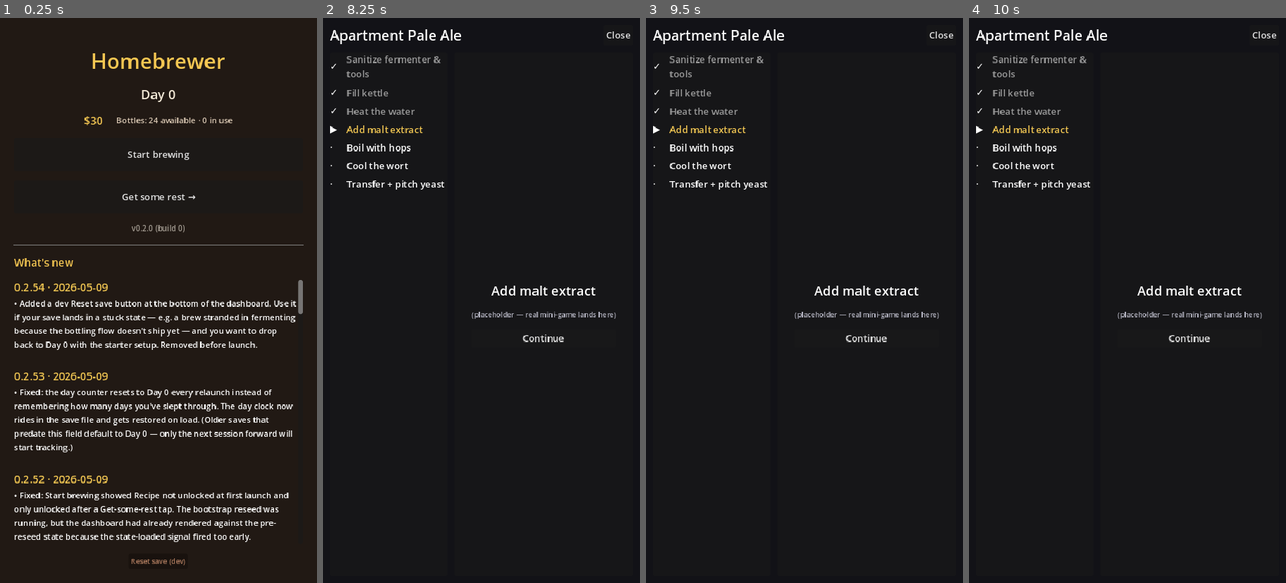
Above: before the commit, frames 1-4 (left to right).
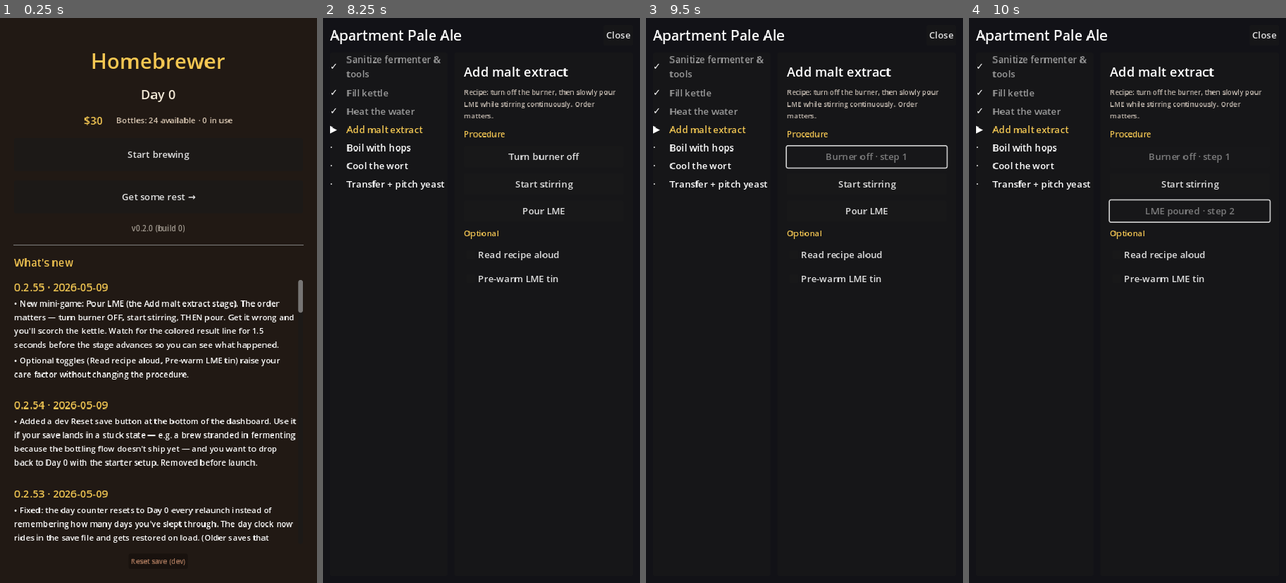
Above: after the commit, the same moments.

Repository: Shadaeiou/homebrewer
Game: Godot game, scene res://scenes/main.tscn
Two runs of this game, one before a commit and one after it. Both use one fixed random seed, a clock stepped at 60 frames per second and the inputs below.
Inputs (mouse positions are in pixels of both pictures, inside the frame that each line leads up to):
- Up to frame 1 (0.25 s): no input
- Up to frame 2 (8.25 s): click "Start brewing" at 0.5 s; click "Start brewing" at 1.25 s; click "Continue" at 2 s; click "Get some rest →" at 2.75 s; click "Tap water" at 3.5 s; click "Bottled jug" at 4.25 s; click "Marked jug (exact)" at 5 s; click "Pour slowly" at 5.75 s; click "Double-check" at 6.5 s; click "Pour" at 7.25 s; click "Continue" at 8 s
- Up to frame 3 (9.5 s): click (867, 159) at 8.75 s, where only the run after the commit has a clickable "Turn burner off"
- Up to frame 4 (10 s): click (1190, 210) at 9.5 s, where only the run after the commit has a clickable "Pour LME"

The runs differ from the first frame. In frame 1, 8.9% of the frame differs, in the area x 4-96%, y 47-93%; in frame 2, 2.0%; in frame 3, 2.4%; in frame 4, 2.4%.

Commit message:
Pour LME mini-game (procedure shape)
Mini-game #4 from DESIGN.md 3.9 + Appendix A Step 4. Procedure-shape:
the order of three required actions (burner_off, stir, lme_pour)
determines the result, independent of how careful any individual
tap was. Care factor still rides on top via two optional sub-actions.

scripts/minigames/pour_lme/pour_lme.gd
  Three required-action buttons; tapping one disables it and labels
  it with its step number. After the third tap, the controller
  resolves into one of four buckets:
    IDEAL              burner_off and stir both before lme_pour →
                       no risk_deltas, lme_dissolution = 1.0,
                       xp {process: 12, temp_control: 8}.
    MILD_GLOB          burner_off before lme_pour, stir after →
                       lme_dissolution 0.7, recipe_drift +1.0,
                       xp {process: 8, temp_control: 5}.
    MODERATE_SCORCH    stir before lme_pour, burner_off after →
                       off_flavor_temp +3.0, recipe_drift +1.5,
                       xp {process: 5, temp_control: 5}.
    CATASTROPHIC_SCORCH lme_pour first → off_flavor_temp +6.5,
                        recipe_drift +4.0, xp {process: 3, temp_control: 3}.
  Optional toggles (Read recipe aloud, Pre-warm LME tin) each count
  toward CareFactor.from_breadth(taken, 2): all-on → 1.0, none → 0.6.
  After resolve, the result label paints in color (green/yellow/orange/
  red) and the controller waits 1.5s before emitting minigame_completed
  so the player can read what happened before brewing_day swaps stages.

scenes/minigames/pour_lme.tscn
  Form-style UI matching fill_kettle's shape: title + recipe-step hint,
  Procedure section with three full-width buttons, Optional section
  with two breadth toggles, and a result label that stays empty until
  the resolve.

scripts/brewing_day.gd
  MINIGAME_SCENES["add_lme"] now points at pour_lme. The other six
  stages still run on placeholder.

tests/sim/test_pour_lme.gd
  6 tests / 16 asserts. Each of the four sequence categories produces
  the expected result_id and risk-delta shape. Outcome.lint clean on
  emit. Care factor: floor 0.6 with no optionals, ceiling 1.0 with both.

tools/screenshot_harness.gd
  + brewing_day_pour_lme.png — composite at stage 3 showing the sidebar
    with three completed stages (✓) above the active "Add malt extract"
    and the Pour LME UI in the body.
  + pour_lme.png — standalone capture for layout verification.

82/82 tests, 300 asserts. changelog 0.2.55.

Diff:
--- a/godot/data/changelog.json
+++ b/godot/data/changelog.json
@@ -1,4 +1,12 @@
 [
+  {
+    "version": "0.2.55",
+    "date": "2026-05-09",
+    "bullets": [
+      "New mini-game: Pour LME (the Add malt extract stage). The order matters — turn burner OFF, start stirring, THEN pour. Get it wrong and you'll scorch the kettle. Watch for the colored result line for 1.5 seconds before the stage advances so you can see what happened.",
+      "Optional toggles (Read recipe aloud, Pre-warm LME tin) raise your care factor without changing the procedure."
+    ]
+  },
   {
     "version": "0.2.54",
     "date": "2026-05-09",
--- /dev/null
+++ b/godot/scenes/minigames/pour_lme.tscn
@@ -0,0 +1,88 @@
+[gd_scene load_steps=2 format=3 uid="uid://b8pourlmehcwma"]
+
+[ext_resource type="Script" path="res://scripts/minigames/pour_lme/pour_lme.gd" id="1_pourlme"]
+
+[node name="PourLme" type="Control"]
+layout_mode = 3
+anchors_preset = 15
+anchor_right = 1.0
+anchor_bottom = 1.0
+grow_horizontal = 2
+grow_vertical = 2
+script = ExtResource("1_pourlme")
+
+[node name="Margin" type="MarginContainer" parent="."]
+layout_mode = 1
+anchors_preset = 15
+anchor_right = 1.0
+anchor_bottom = 1.0
+grow_horizontal = 2
+grow_vertical = 2
+theme_override_constants/margin_left = 16
+theme_override_constants/margin_top = 16
+theme_override_constants/margin_right = 16
+theme_override_constants/margin_bottom = 16
+
+[node name="Stack" type="VBoxContainer" parent="Margin"]
+layout_mode = 2
+theme_override_constants/separation = 10
+
+[node name="StageTitle" type="Label" parent="Margin/Stack"]
+unique_name_in_owner = true
+layout_mode = 2
+text = "Heat & add malt extract"
+theme_override_font_sizes/font_size = 22
+
+[node name="Hint" type="Label" parent="Margin/Stack"]
+layout_mode = 2
+text = "Recipe: turn off the burner, then slowly pour LME while stirring continuously. Order matters."
+theme_override_font_sizes/font_size = 12
+modulate = Color(0.78, 0.74, 0.70, 1)
+autowrap_mode = 3
+
+[node name="ProcedureHeader" type="Label" parent="Margin/Stack"]
+layout_mode = 2
+text = "Procedure"
+theme_override_font_sizes/font_size = 14
+modulate = Color(0.96, 0.78, 0.32, 1)
+
+[node name="BurnerOffButton" type="Button" parent="Margin/Stack"]
+unique_name_in_owner = true
+layout_mode = 2
+custom_minimum_size = Vector2(0, 36)
+text = "Turn burner off"
+
+[node name="StirButton" type="Button" parent="Margin/Stack"]
+unique_name_in_owner = true
+layout_mode = 2
+custom_minimum_size = Vector2(0, 36)
+text = "Start stirring"
+
+[node name="LmePourButton" type="Button" parent="Margin/Stack"]
+unique_name_in_owner = true
+layout_mode = 2
+custom_minimum_size = Vector2(0, 36)
+text = "Pour LME"
+
+[node name="OptionalHeader" type="Label" parent="Margin/Stack"]
+layout_mode = 2
+text = "Optional"
+theme_override_font_sizes/font_size = 14
+modulate = Color(0.96, 0.78, 0.32, 1)
+
+[node name="ReadAloudToggle" type="CheckBox" parent="Margin/Stack"]
+unique_name_in_owner = true
+layout_mode = 2
+text = "Read recipe aloud"
+
+[node name="PreWarmToggle" type="CheckBox" parent="Margin/Stack"]
+unique_name_in_owner = true
+layout_mode = 2
+text = "Pre-warm LME tin"
+
+[node name="ResultLabel" type="Label" parent="Margin/Stack"]
+unique_name_in_owner = true
+layout_mode = 2
+text = ""
+theme_override_font_sizes/font_size = 13
+autowrap_mode = 3
--- a/godot/scripts/brewing_day.gd
+++ b/godot/scripts/brewing_day.gd
@@ -44,6 +44,7 @@
 ## back to PLACEHOLDER_SCENE.
 const MINIGAME_SCENES := {
 	"fill_kettle": preload("res://scenes/minigames/fill_kettle.tscn"),
+	"add_lme":     preload("res://scenes/minigames/pour_lme.tscn"),
 }
 
 @onready var _recipe_title: Label = %RecipeTitle
--- /dev/null
+++ b/godot/scripts/minigames/pour_lme/pour_lme.gd
@@ -0,0 +1,150 @@
+extends Control
+
+## Pour LME (mini-game #4) — canonical procedure shape per DESIGN.md 3.9 +
+## Appendix A Step 4. The order is the load-bearing thing: turn off burner
+## FIRST, start stirring, THEN pour LME. Wrong order produces a discrete
+## catastrophic event (SCORCH) regardless of how careful the actual pour
+## was. Care_factor still rides on top via optional sub-actions.
+##
+## Three required actions in tap order, plus two optional breadth-care
+## toggles. After the third required tap the result resolves and a 1.5s
+## reveal beat plays before minigame_completed emits — gives the player a
+## moment to read whether they scorched before brewing_day swaps stages.
+
+signal minigame_completed(outcome: Dictionary)
+
+const RESULT_TEXT := {
+	"IDEAL":               "Ideal — clean dissolve, no scorch.",
+	"MILD_GLOB":           "Mild glob — LME pooled at the bottom; some stayed undissolved.",
+	"MODERATE_SCORCH":     "Moderate scorch — burner came off late; caramel smell, darker tone.",
+	"CATASTROPHIC_SCORCH": "SCORCH — LME hit a hot kettle with no stirring. Hard scorch.",
+}
+
+const RESULT_DISSOLUTION := {
+	"IDEAL": 1.0, "MILD_GLOB": 0.7, "MODERATE_SCORCH": 0.85, "CATASTROPHIC_SCORCH": 0.5,
+}
+
+const RESULT_RISK := {
+	"IDEAL": {},
+	"MILD_GLOB": {"recipe_drift": 1.0},
+	"MODERATE_SCORCH": {"off_flavor_temp": 3.0, "recipe_drift": 1.5},
+	"CATASTROPHIC_SCORCH": {"off_flavor_temp": 6.5, "recipe_drift": 4.0},
+}
+
+const RESULT_XP := {
+	"IDEAL":               {"process": 12, "temp_control": 8},
+	"MILD_GLOB":           {"process": 8,  "temp_control": 5},
+	"MODERATE_SCORCH":     {"process": 5,  "temp_control": 5},
+	"CATASTROPHIC_SCORCH": {"process": 3,  "temp_control": 3},
+}
+
+const REVEAL_SECONDS := 1.5
+
+@onready var _stage_title: Label = %StageTitle
+@onready var _burner_off_button: Button = %BurnerOffButton
+@onready var _stir_button: Button = %StirButton
+@onready var _lme_pour_button: Button = %LmePourButton
+@onready var _read_aloud_toggle: CheckBox = %ReadAloudToggle
+@onready var _pre_warm_toggle: CheckBox = %PreWarmToggle
+@onready var _result_label: Label = %ResultLabel
+
+var _stage_meta: Dictionary = {}
+var _action_order: Array = []
+var _resolved: bool = false
+var _pending_outcome: Dictionary = {}
+
+func _ready() -> void:
+	_burner_off_button.pressed.connect(_on_action.bind("burner_off", _burner_off_button))
+	_stir_button.pressed.connect(_on_action.bind("stir", _stir_button))
+	_lme_pour_button.pressed.connect(_on_action.bind("lme_pour", _lme_pour_button))
+	_apply_stage_meta()
+	_result_label.text = ""
+
+func set_stage_meta(stage: Dictionary) -> void:
+	_stage_meta = stage
+	if is_inside_tree():
+		_apply_stage_meta()
+
+func _apply_stage_meta() -> void:
+	if _stage_title != null:
+		_stage_title.text = String(_stage_meta.get("title", "Heat & add malt extract"))
+
+func _on_action(action_id: String, btn: Button) -> void:
+	if _resolved or _action_order.has(action_id):
+		return
+	_action_order.append(action_id)
+	btn.disabled = true
+	btn.text = "%s · step %d" % [_action_label(action_id), _action_order.size()]
+	if _action_order.size() == 3:
+		_resolve()
+
+func _resolve() -> void:
+	_resolved = true
+	var burner_idx: int = _action_order.find("burner_off")
+	var stir_idx: int = _action_order.find("stir")
+	var lme_idx: int = _action_order.find("lme_pour")
+	var burner_off_before_lme: bool = burner_idx < lme_idx
+	var stir_before_lme: bool = stir_idx < lme_idx
+
+	var result_id: String
+	if burner_off_before_lme and stir_before_lme:
+		result_id = "IDEAL"
+	elif burner_off_before_lme:
+		result_id = "MILD_GLOB"
+	elif stir_before_lme:
+		result_id = "MODERATE_SCORCH"
+	else:
+		result_id = "CATASTROPHIC_SCORCH"
+
+	var skills: Dictionary = GameState.data.get("skills", {})
+	var care := CareFactor.from_breadth(_optional_taken(), 2)
+	var notes: Array = [String(RESULT_TEXT[result_id])]
+	if _read_aloud_toggle.button_pressed:
+		notes.append("Read the recipe step aloud first.")
+	if _pre_warm_toggle.button_pressed:
+		notes.append("Pre-warmed the LME tin in hot tap water — softer pour.")
+
+	_pending_outcome = {
+		"actual": {
+			"sequence": _action_order.duplicate(),
+			"result": result_id,
+			"lme_dissolution": float(RESULT_DISSOLUTION[result_id]),
+		},
+		"care_factor": care,
+		"risk_deltas": Dictionary(RESULT_RISK[result_id]).duplicate(true),
+		"xp_gained": Dictionary(RESULT_XP[result_id]).duplicate(true),
+		"journal_notes": notes,
+		"skill_snapshot": SkillXP.snapshot(skills),
+	}
+
+	# Reveal beat: show what happened before swapping stages.
+	_result_label.text = String(RESULT_TEXT[result_id])
+	_result_label.modulate = _result_color(result_id)
+	var reveal := get_tree().create_timer(REVEAL_SECONDS)
+	reveal.timeout.connect(_emit_pending_outcome)
+
+func _emit_pending_outcome() -> void:
+	minigame_completed.emit(_pending_outcome)
+
+func _optional_taken() -> int:
+	var n := 0
+	if _read_aloud_toggle.button_pressed:
+		n += 1
+	if _pre_warm_toggle.button_pressed:
+		n += 1
+	return n
+
+func _action_label(action_id: String) -> String:
+	match action_id:
+		"burner_off": return "Burner off"
+		"stir":       return "Stirring"
+		"lme_pour":   return "LME poured"
+		_:            return action_id
+
+func _result_color(result_id: String) -> Color:
+	match result_id:
+		"IDEAL":               return Color(0.55, 0.90, 0.55, 1)  # green
+		"MILD_GLOB":           return Color(0.95, 0.85, 0.50, 1)  # yellow
+		"MODERATE_SCORCH":     return Color(0.95, 0.55, 0.30, 1)  # orange
+		"CATASTROPHIC_SCORCH": return Color(0.95, 0.35, 0.30, 1)  # red
+		_:                     return Color(1, 1, 1, 1)
--- /dev/null
+++ b/godot/tests/sim/test_pour_lme.gd
@@ -0,0 +1,85 @@
+extends GutTest
+
+## Pins Pour LME's procedure-shape rubric per DESIGN.md 3.9 + Appendix A
+## Step 4. The four sequence categories must produce distinct outcomes,
+## and the emitted Outcome dict must satisfy the universal contract.
+
+const SCENE := preload("res://scenes/minigames/pour_lme.tscn")
+
+func _mount() -> Control:
+	GameState.reset_to_new_career()
+	var s: Control = SCENE.instantiate()
+	add_child_autofree(s)
+	return s
+
+func _tap_in_order(s: Control, order: Array) -> Dictionary:
+	# Drives the controller without going through Godot's Button.pressed
+	# signal — direct call into _on_action with the matching button.
+	var captured := [null]
+	s.minigame_completed.connect(func(o): captured[0] = o)
+	for action_id in order:
+		var btn: Button = _btn_for(s, action_id)
+		s._on_action(action_id, btn)
+	# Wait past the 1.5s reveal beat plus a frame.
+	await wait_seconds(s.REVEAL_SECONDS + 0.1)
+	return captured[0]
+
+func _btn_for(s: Control, action_id: String) -> Button:
+	match action_id:
+		"burner_off": return s._burner_off_button
+		"stir":       return s._stir_button
+		"lme_pour":   return s._lme_pour_button
+		_:            return null
+
+func test_ideal_sequence_produces_no_risk() -> void:
+	var s := _mount()
+	var outcome: Dictionary = await _tap_in_order(s, ["burner_off", "stir", "lme_pour"])
+	assert_eq(outcome["actual"]["result"], "IDEAL")
+	assert_almost_eq(float(outcome["actual"]["lme_dissolution"]), 1.0, 1e-6)
+	assert_eq(Dictionary(outcome["risk_deltas"]).size(), 0,
+		"ideal pour should add zero risk")
+
+func test_burner_off_then_lme_then_stir_is_mild_glob() -> void:
+	# Burner off, but stir was after the pour — wort still, glob.
+	var s := _mount()
+	var outcome: Dictionary = await _tap_in_order(s, ["burner_off", "lme_pour", "stir"])
+	assert_eq(outcome["actual"]["result"], "MILD_GLOB")
+	# recipe_drift gets penalized; off_flavor_temp does not.
+	assert_true(outcome["risk_deltas"].has("recipe_drift"))
+	assert_false(outcome["risk_deltas"].has("off_flavor_temp"))
+
+func test_stir_then_lme_with_burner_late_is_moderate_scorch() -> void:
+	# Stir was first, lme poured before burner off → kettle was hot at pour.
+	var s := _mount()
+	var outcome: Dictionary = await _tap_in_order(s, ["stir", "lme_pour", "burner_off"])
+	assert_eq(outcome["actual"]["result"], "MODERATE_SCORCH")
+	assert_true(outcome["risk_deltas"].has("off_flavor_temp"))
+
+func test_lme_first_is_catastrophic() -> void:
+	# Worst case: LME hits hot kettle with neither burner off nor stir.
+	var s := _mount()
+	var outcome: Dictionary = await _tap_in_order(s, ["lme_pour", "burner_off", "stir"])
+	assert_eq(outcome["actual"]["result"], "CATASTROPHIC_SCORCH")
+	# Catastrophic should add the most off_flavor_temp risk.
+	var off_flavor := float(outcome["risk_deltas"].get("off_flavor_temp", 0.0))
+	assert_gt(off_flavor, 5.0,
+		"catastrophic scorch should push off_flavor_temp >5.0")
+
+func test_outcome_satisfies_universal_contract() -> void:
+	var s := _mount()
+	var outcome: Dictionary = await _tap_in_order(s, ["burner_off", "stir", "lme_pour"])
+	var issues := Outcome.lint(outcome)
+	assert_eq(issues.size(), 0, "outcome must lint clean: %s" % str(issues))
+
+func test_optional_sub_actions_raise_care_factor() -> void:
+	# breadth=2 ceiling; toggling both optionals should land care_factor at 1.0.
+	# breadth=0 baseline gives care_factor=0.6.
+	var s_low := _mount()
+	var low: Dictionary = await _tap_in_order(s_low, ["burner_off", "stir", "lme_pour"])
+	assert_almost_eq(float(low["care_factor"]), 0.6, 1e-6)
+
+	var s_high := _mount()
+	s_high._read_aloud_toggle.button_pressed = true
+	s_high._pre_warm_toggle.button_pressed = true
+	var high: Dictionary = await _tap_in_order(s_high, ["burner_off", "stir", "lme_pour"])
+	assert_almost_eq(float(high["care_factor"]), 1.0, 1e-6)
--- a/godot/tools/screenshot_harness.gd
+++ b/godot/tools/screenshot_harness.gd
@@ -16,7 +16,10 @@
 	{"name": "brewing_day", "path": "res://scenes/brewing_day.tscn", "frames": 5},
 	{"name": "brewing_day_fill_kettle", "path": "res://scenes/brewing_day.tscn",
 		"frames": 5, "props": {"initial_stage_index": 1}},
+	{"name": "brewing_day_pour_lme", "path": "res://scenes/brewing_day.tscn",
+		"frames": 5, "props": {"initial_stage_index": 3}},
 	{"name": "fill_kettle", "path": "res://scenes/minigames/fill_kettle.tscn", "frames": 5},
+	{"name": "pour_lme", "path": "res://scenes/minigames/pour_lme.tscn", "frames": 5},
 ]
 
 const OUT_DIR := "res://../screenshots"
